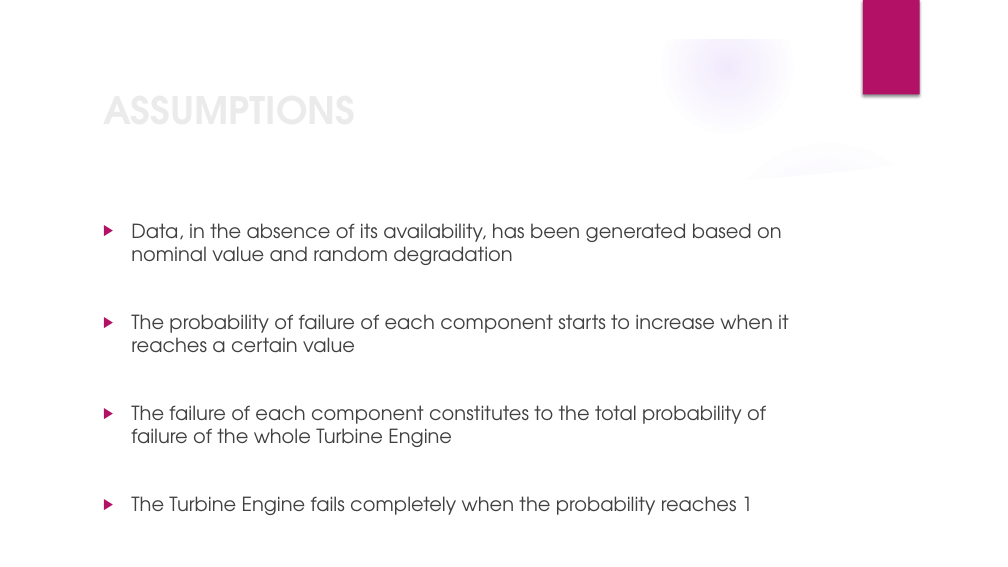
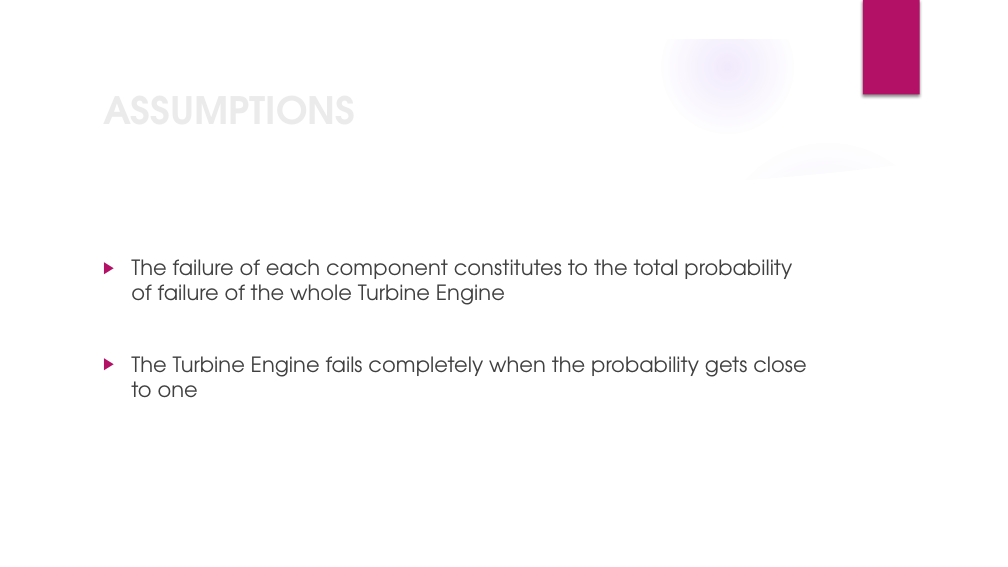
Before and after one commit to nsudhanva/ectm, a slide deck: slide 4 of docs/ectm_presentation.pptx. Drawn at 1008x567 pixels with LibreOffice and Linux fonts; fonts in the diff are those of the drawing; background and template pictures are left out. Boxes give left, top, right and bottom in pixels: in the first picture for what was removed or moved away, otherwise in the second. Text is boxed around its words. In the diff, an @@ line names an element or a change of style, - is before the commit and + after.

```diff
--- a/docs/ectm_presentation.pptx
+++ b/docs/ectm_presentation.pptx
@@ text at [131, 223, 788, 353]: paragraphs removed @@
-▶ Data, in the absence of its availability, has been generated based on nominal value and random degradation
-▶ The probability of failure of each component starts to increase when it reaches a certain value
@@ text at [131, 259, 792, 305]: size 18.5 to 20 pt in "The failure of each component constitutes to ..." @@
@@ text at [131, 356, 806, 398]: text changed; size 18.5 to 20 pt @@
-▶ The Turbine Engine fails completely when the probability reaches 1
+▶ The Turbine Engine fails completely when the probability gets close to one
```
Also in this commit, not shown: 6 other slides changed, 6 slides added, 7 other files.
